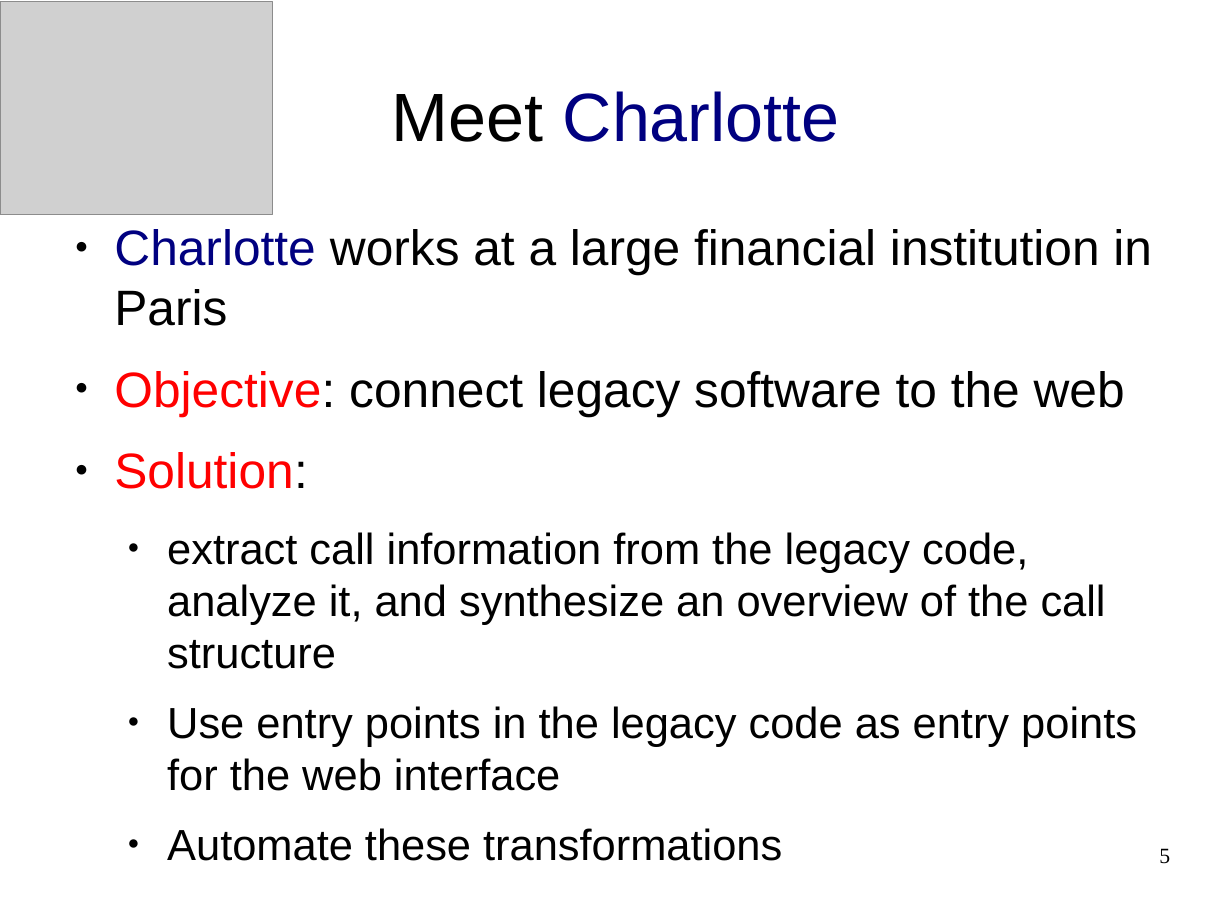
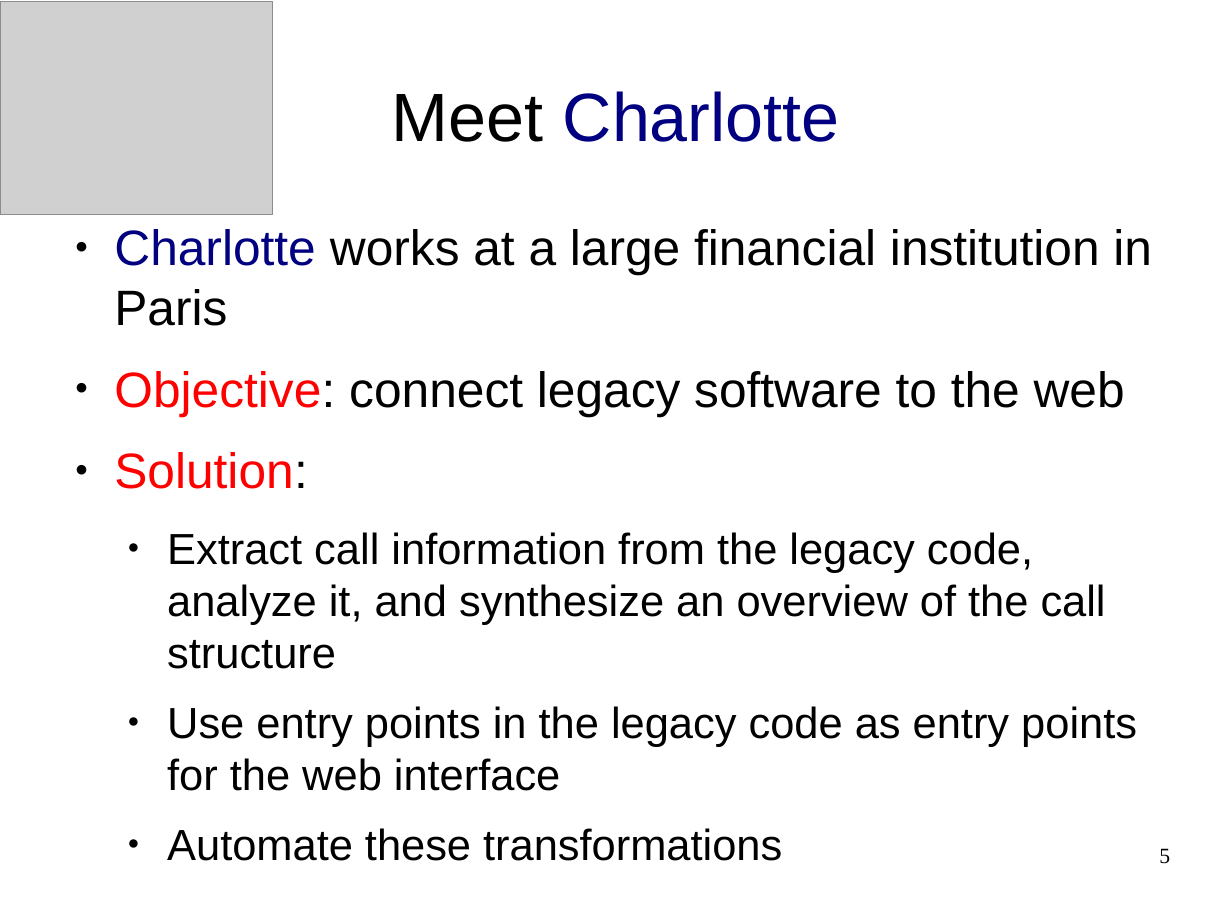
Before and after one commit to cwi-swat/meta-environment, a slide deck: slide 5 of meta-doc/analysis/rascal-slides/rascal-slides.odp. Drawn at 1232x924 pixels with LibreOffice and Linux fonts; fonts in the diff are those of the drawing; grey boxes stand for pictures; background and template pictures are left out. Boxes give left, top, right and bottom in pixels: in the first picture for what was removed or moved away, otherwise in the second. Text is boxed around its words. In the diff, an @@ line names an element or a change of style, - is before the commit and + after.

```diff
--- a/meta-doc/analysis/rascal-slides/rascal-slides.odp
+++ b/meta-doc/analysis/rascal-slides/rascal-slides.odp
@@ text at bbox=[167, 532, 1106, 669]: text changed @@
-  ● extract call information from the legacy code, analyze it, and synthesize an overview of the call structure
+  ● Extract call information from the legacy code, analyze it, and synthesize an overview of the call structure
```
Also in this commit, not shown: 12 other slides changed, 8 slides added, 1 other file.
